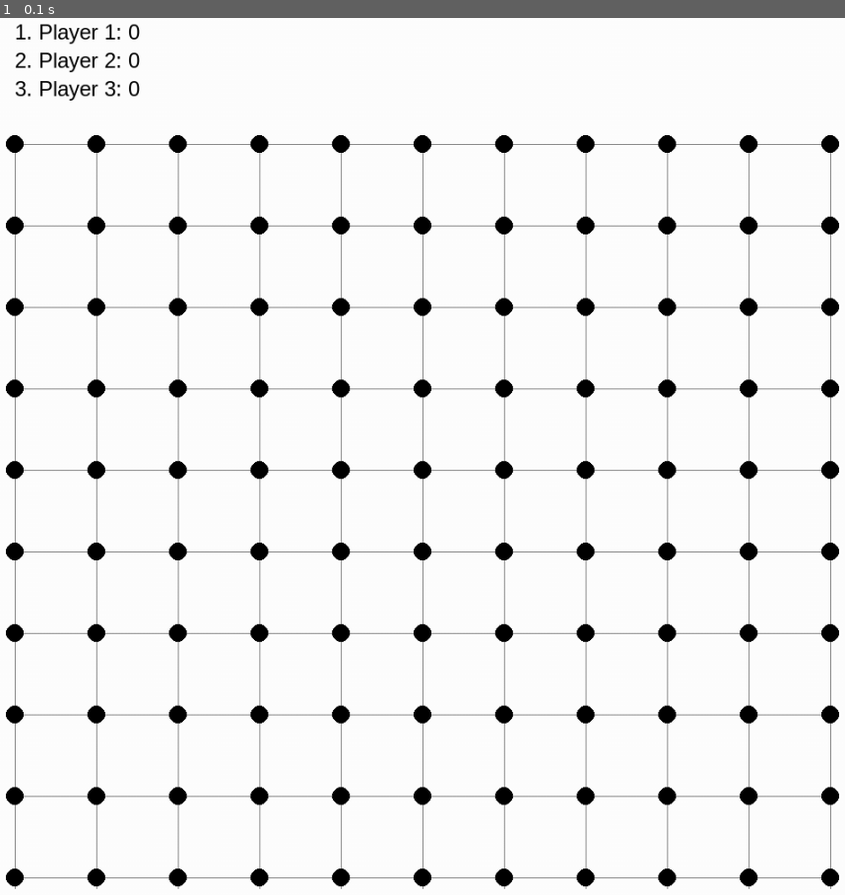
Above: before the commit, frame 1.
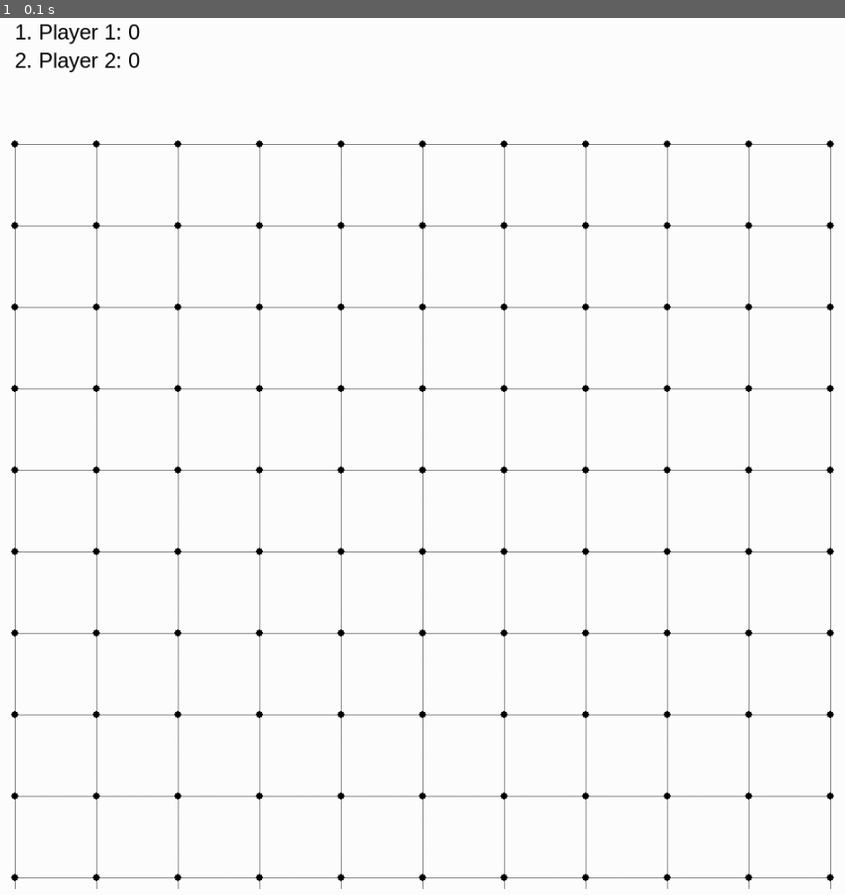
Above: after the commit, the same moment.

Repository: BrMaro/DotsAndBoxes-Game-with-Pygame
Game: pygame game, started from main.py
Two runs of this game, one before a commit and one after it. Both use one fixed random seed, a clock stepped at 60 frames per second and the inputs below.
Inputs:
- Up to frame 1 (0.1 s): no input

The runs differ from the first frame. In frame 1, 3.7% of the frame differs, in the area x 0-100%, y 7-100%.

Commit message:
highlight playable corners

Diff:
--- a/main.py
+++ b/main.py
@@ -1,5 +1,4 @@
 import pygame
-import random
 import math
 
 WIDTH = 1000
@@ -25,7 +24,7 @@
 WHITE = (255, 255, 255)
 TURQUOISE = (64, 224, 208)
 
-VERTEX_RADIUS = 10
+VERTEX_RADIUS = 4
 EDGE_THICKNESS = 5
 SNAP_DISTANCE = 40
 LEFT_MARGIN = 40
@@ -37,6 +36,7 @@
 TEXT_COLOR = BLACK
 BASE_CORNER_COLOR = BLACK
 BASE_EDGE_COLOR = BLACK
+EDGE_REJECTION_COLOR = RED
 
 
 class Box:
@@ -139,7 +139,9 @@
         pygame.draw.circle(win, BASE_CORNER_COLOR, (int(dot_x), int(dot_y)), dot_radius)
 
 
-def draw_circles(win, grid, highlighted_lines_arr=None, highlighted_corners=None):
+def draw_circles(win, grid, highlighted_corners=None, highlighted_lines_arr=None, ):
+    if highlighted_lines_arr is None:
+        highlighted_lines_arr = []
     if highlighted_corners is None:
         highlighted_corners = []
 
@@ -153,13 +155,21 @@
             ]
             for corner in corners:
                 pygame.draw.circle(win, BASE_CORNER_COLOR, corner, VERTEX_RADIUS)
+
                 if corner in highlighted_corners:
-                    draw_rotating_dotted_circle(win, corner, VERTEX_RADIUS + 3)
+
+                    is_connected = any(
+                        ((corner, neighbor), BASE_EDGE_COLOR) in highlighted_lines_arr or
+                        ((neighbor, corner), BASE_EDGE_COLOR) in highlighted_lines_arr
+                        for neighbor in get_neighbouring_corners(corner, grid)
+                    )
+                    if not is_connected:
+                        draw_rotating_dotted_circle(win, corner, VERTEX_RADIUS + 3)
 
 
 def get_neighbouring_corners(corner, grid):
     x, y = corner
-    neighbours = []
+    neighbors = []
 
     for row in grid:
         for box in row:
@@ -172,8 +182,8 @@
             for c in corners:
                 if (corner[0] == c[0] and abs(corner[1] - c[1]) == box.width) or (
                         corner[1] == c[1] and abs(corner[0] - c[0]) == box.width):
-                    neighbours.append(c)
-    return neighbours
+                    neighbors.append(c)
+    return list(set(neighbors))
 
 
 def draw_rejection_animation(win, start_pos, end_pos, color):
@@ -266,7 +276,7 @@
     clock = pygame.time.Clock()
     ROWS = 10
     grid = make_grid(ROWS, width)
-    players = [Player("Player 1", RED), Player("Player 2", TURQUOISE), Player("Player 3", GREEN)]
+    players = [Player("Player 1", RED), Player("Player 2", TURQUOISE)]
     current_player_index = 0
 
     highlighted_lines_arr = []
@@ -295,8 +305,6 @@
                     if (start_corner, end_corner) not in [line for line, _ in highlighted_lines_arr] and (
                             end_corner, start_corner) not in [line for line, _ in highlighted_lines_arr]:
                         draw_animated_line(win, start_corner, end_corner, highlighted_lines_arr, BASE_EDGE_COLOR)
-                        start_corner = None
-                        highlighted_corners = []
 
                         for row in grid:
                             for box in row:
@@ -309,8 +317,6 @@
                     else:
                         # Rejection animation for already drawn line
                         draw_rejection_animation(win, start_corner, end_corner, current_player.color)
-                        start_corner = None
-                        highlighted_corners = []
 
                 start_corner = None
                 highlighted_corners = []
